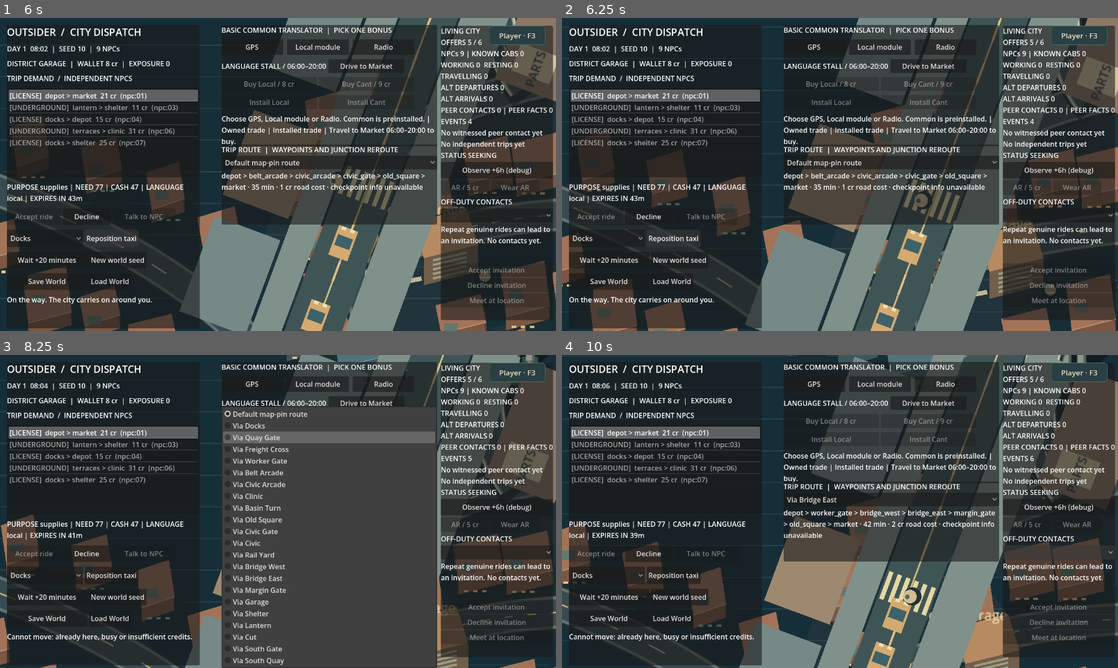
Above: before the commit, frames 1-4 (two rows, left to right).
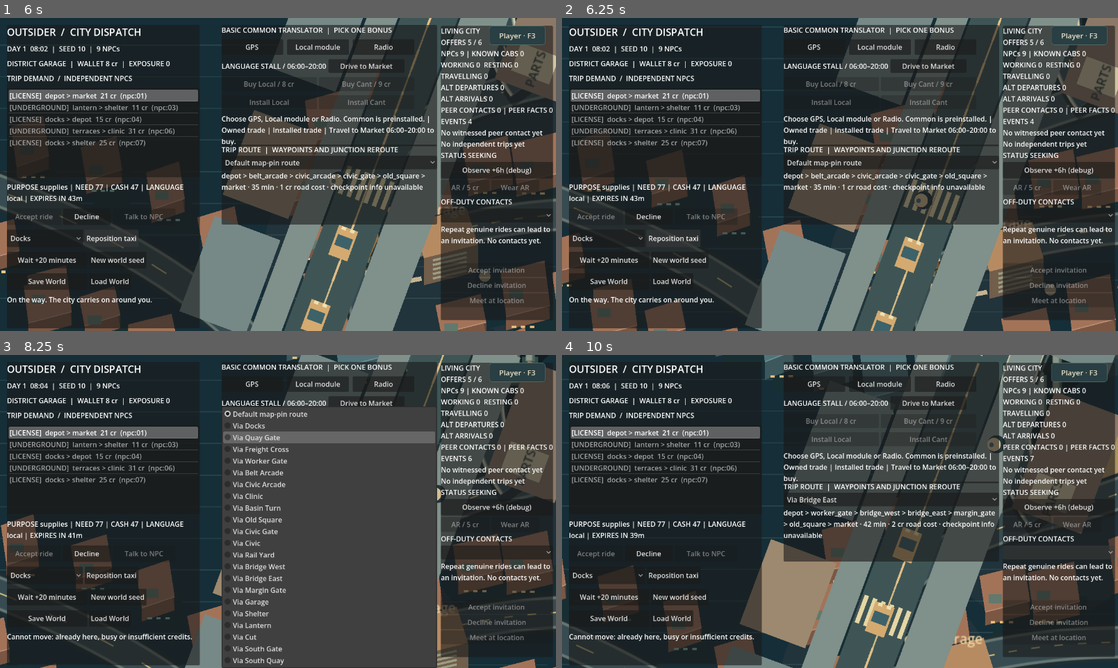
Above: after the commit, the same moments.

Repository: MohamedXIV/outsider-driver-2d
Game: Godot game, scene res://scenes/sandbox.tscn
The game is run twice, just before and just after one commit, with the same random seed, the same clock (stepped at 60 frames per second) and the same inputs.
Inputs (mouse positions are in pixels of both pictures, inside the frame that each line leads up to):
- Up to frame 1 (6 s): click "Debug · F3" at 0.5 s; click "Accept ride" at 1.25 s; click "New world seed" at 2 s; click "Accept ride" at 2.75 s; click "New world seed" at 3.5 s; click "Decline" at 4.25 s; click "Docks" at 5 s; click "Reposition taxi" at 5.75 s
- Up to frame 2 (6.25 s): no input
- Up to frame 3 (8.25 s): tap Enter at 6.5 s; move the mouse to (400, 495) at 6.52 s; hold D 6.53-7.28 s; tap R at 6.6, 8.1 s; click (400, 495) at 6.67 s; move the mouse to (166, 527) at 7.27 s; hold S 7.28-8.03 s; tap E at 7.35 s; move the mouse to (333, 442) at 8.02 s; hold D from 8.03 s (still down)
- Up to frame 4 (10 s): move the mouse to (812, 574) at 8.77 s; release D at 8.78 s; hold W 8.78-9.53 s; tap E at 8.85 s; click (812, 574) at 8.92 s; move the mouse to (1006, 558) at 9.52 s; hold A from 9.53 s (still down); tap R at 9.6 s

Frame 1 is identical in both runs. In frame 2, 0.6% of the frame differs, in the area x 55-66%, y 67-100%; in frame 3, less than 0.1%; in frame 4, 25%, in the area x 0-100%, y 0-100%.

Commit message:
fix(traffic): let a committed native pedestrian clear the zebra while cars behind yield

Diff:
--- a/scripts/sandbox/sandbox_pedestrian_actor.gd
+++ b/scripts/sandbox/sandbox_pedestrian_actor.gd
@@ -76,8 +76,10 @@
 	if crossing_reserved and SandboxStreetModule.crossing_clear(position):
 		crossing_completed = true
 	# The crossing is the ONLY link between the two walkable sidewalk meshes.
-	# Local right-of-way is separate from NavigationAgent's pathfinding.
-	if not crossing_completed and position.x >= CROSS_X - 19.0:
+	# A walker already IN the asphalt must finish rather than yield to a
+	# trailing car that is itself waiting behind their collision body.
+	var physically_committed: bool = crossing_reserved and SandboxStreetModule.ROAD.has_point(position)
+	if not physically_committed and not crossing_completed and position.x >= CROSS_X - 19.0:
 		crossing_reserved = true
 		if block_for_player or (traffic != null and \
 				not SandboxStreetPriority.pedestrian_may_enter(traffic.position.x)) \
--- a/scripts/sandbox/sandbox_street_pilot.gd
+++ b/scripts/sandbox/sandbox_street_pilot.gd
@@ -177,10 +177,18 @@
 	var occupied: bool=crossing_occupied()
 	for actor in pedestrians.values():
 		actor.block_for_player=embedded and (SandboxStreetRouteBinding.taxi_occupies_crosswalk(world) or SandboxWorldTraffic.occupies_zebra(world))
-	var speed: float=SandboxStreetPriority.vehicle_velocity(car.position.x,occupied,false,delta)
+	var walker_ahead_of_leader: bool=false
+	var walker_ahead_of_follower: bool=false
+	for actor in pedestrians.values():
+		if actor.crossing_reserved and not actor.crossing_completed and SandboxStreetModule.ROAD.has_point(actor.position):
+			walker_ahead_of_leader=walker_ahead_of_leader or actor.position.x>car.position.x
+			walker_ahead_of_follower=walker_ahead_of_follower or actor.position.x>follower.position.x
+	var speed: float=SandboxStreetPriority.vehicle_velocity(
+			car.position.x,occupied,false,delta,walker_ahead_of_leader)
 	if occupied and car.position.x<=SandboxStreetPriority.stop_line()+.1: car_yielded=true
 	car.velocity=global_transform.x.normalized()*speed;car.move_and_slide()
-	follower.velocity=global_transform.x.normalized()*SandboxStreetPriority.follower_velocity(follower.position.x,car.position.x,occupied,false,delta)
+	follower.velocity=global_transform.x.normalized()*SandboxStreetPriority.follower_velocity(
+			follower.position.x,car.position.x,occupied,false,delta,walker_ahead_of_follower)
 	follower.move_and_slide();queue_redraw()
 
 func _on_resident_arrived(id: String) -> void:
--- a/scripts/sandbox/sandbox_street_priority.gd
+++ b/scripts/sandbox/sandbox_street_priority.gd
@@ -21,8 +21,12 @@
 	return vehicle_x <= stop_line() or vehicle_x >= CROSS_X+CLEAR_AHEAD
 
 static func vehicle_velocity(vehicle_x: float, reserved: bool,
-		completed: bool, delta: float) -> float:
+		completed: bool, delta: float, walker_in_road_ahead: bool = false) -> float:
 	if vehicle_x >= LANE_END_X:
+		return 0.0
+	# A physically committed pedestrian is ahead of this vehicle; never
+	# try to clear the crossing *through* their collision body.
+	if reserved and not completed and walker_in_road_ahead:
 		return 0.0
 	if reserved and not completed and vehicle_x <= stop_line():
 		# Clamp distance per physics frame so even a long frame cannot drift
@@ -38,6 +42,7 @@
 # UPDATED position bounds the follower, without pretending the demo vehicles
 # are independently simulated residents of SandboxWorld.
 static func follower_velocity(follower_x: float, updated_leader_x: float,
-		reserved: bool, completed: bool, delta: float) -> float:
+		reserved: bool, completed: bool, delta: float,
+		walker_in_road_ahead: bool = false) -> float:
 	var gap_velocity: float=maxf(0.0,updated_leader_x-FOLLOW_SPACING-follower_x)/maxf(delta,0.0001)
-	return minf(vehicle_velocity(follower_x,reserved,completed,delta),gap_velocity)
+	return minf(vehicle_velocity(follower_x,reserved,completed,delta,walker_in_road_ahead),gap_velocity)
--- a/tests/test_street_priority.gd
+++ b/tests/test_street_priority.gd
@@ -13,6 +13,11 @@
 	assert(SandboxStreetPriority.vehicle_velocity(110.0,false,false,0.016)>0)
 	assert(SandboxStreetPriority.vehicle_velocity(limit,true,false,0.016)==0.0)
 	assert(SandboxStreetPriority.vehicle_velocity(limit,true,true,0.016)>0)
+	# Reproduce the actual R05 blocked walker x=317, y=349 and leader
+	# x=298: the driver behind must wait once the resident is on asphalt.
+	assert(SandboxStreetPriority.vehicle_velocity(298.0,true,false,.016,true)==0.0)
+	assert(SandboxStreetPriority.vehicle_velocity(298.0,true,false,.016,false)>0.0)
+	assert(SandboxStreetPriority.follower_velocity(260.0,310.0,true,false,.016,true)==0.0)
 	assert(SandboxStreetPriority.vehicle_velocity(551.0,true,true,0.016)==0.0)
 	for dt in [0.016,0.03,0.11,0.3]:
 		for x in [115.0,230.0,limit-1.0,limit]:
